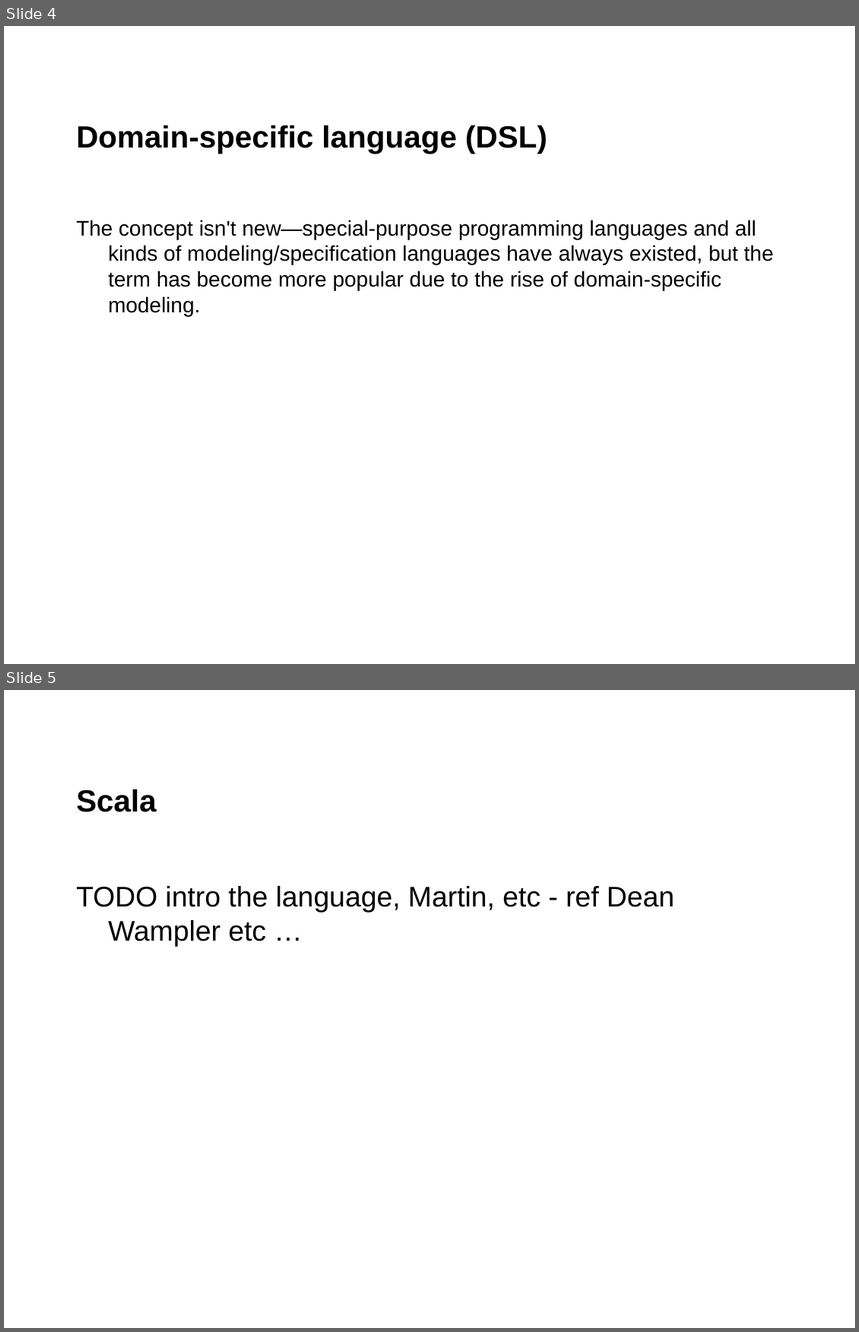
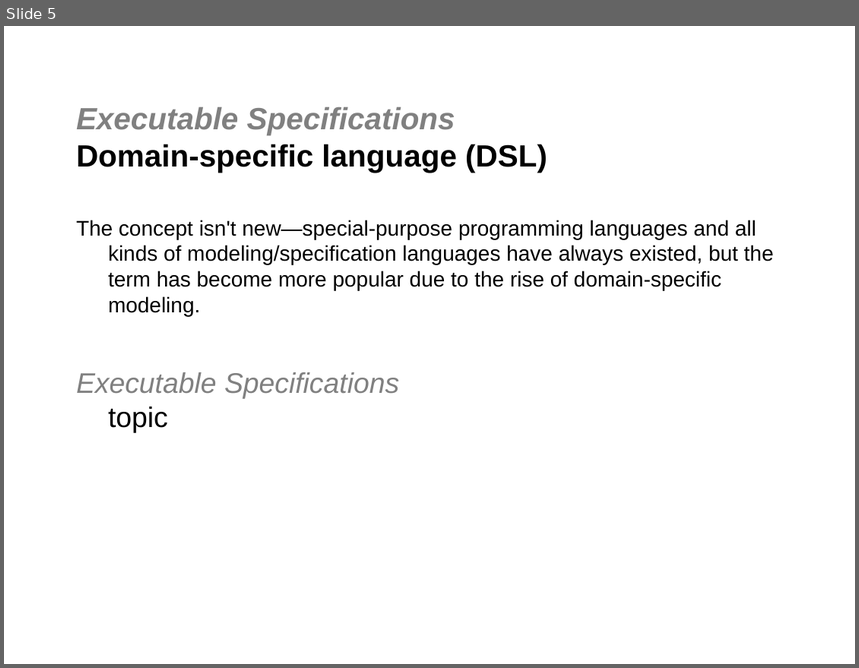
Before and after one commit to jgoodsen/agile2010, a slide deck: dsl.ppt. Shown one above the other, each under a label of ours: slides 4 and 5 before the commit, slide 5 after it. The pictures are 859x1332 and 859x668 pixels, drawn with LibreOffice and Linux fonts; fonts in the diff are those of the drawing; background and template pictures are left out. Boxes give left, top, right and bottom in pixels: in the first picture for what was removed or moved away, otherwise in the second. Text is boxed around its words. In the diff, an @@ line names an element or a change of style, - is before the commit and + after.

Commit message:
copied dsl to intro - just about to rename with numbers

```diff
--- a/dsl.ppt
+++ b/dsl.ppt
@@ slide 5 removed at bbox=[4, 690, 855, 1328], background #FFFFFF @@
@@ title removed at bbox=[76, 789, 157, 812] @@
-Scala
@@ text removed at bbox=[76, 886, 674, 947] @@
-TODO intro the language, Martin, etc - ref Dean Wampler etc …
@@ what was slide 4 is now slide 5 @@
@@ slide 5 changed as well @@
@@ title at bbox=[76, 107, 547, 172]: text changed @@
-Domain-specific language (DSL)
+Executable Specifications
+Domain-specific language (DSL)
@@ text at bbox=[76, 373, 399, 433]: paragraph added @@
+Executable Specifications
+topic
```
Also in this commit, not shown: 3 other slides changed, 6 slides added, 17 other slides removed, 7 other files.
